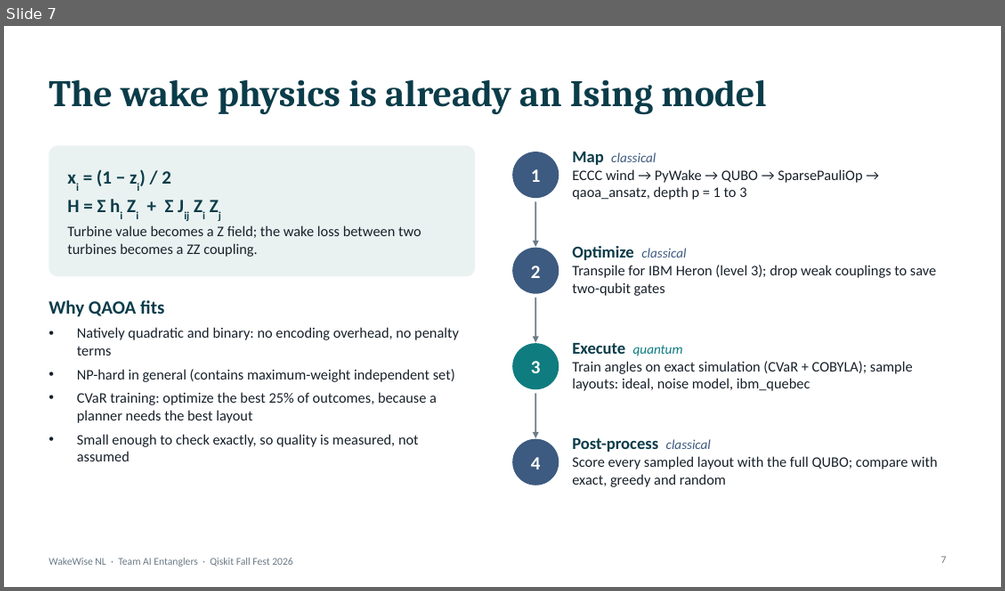
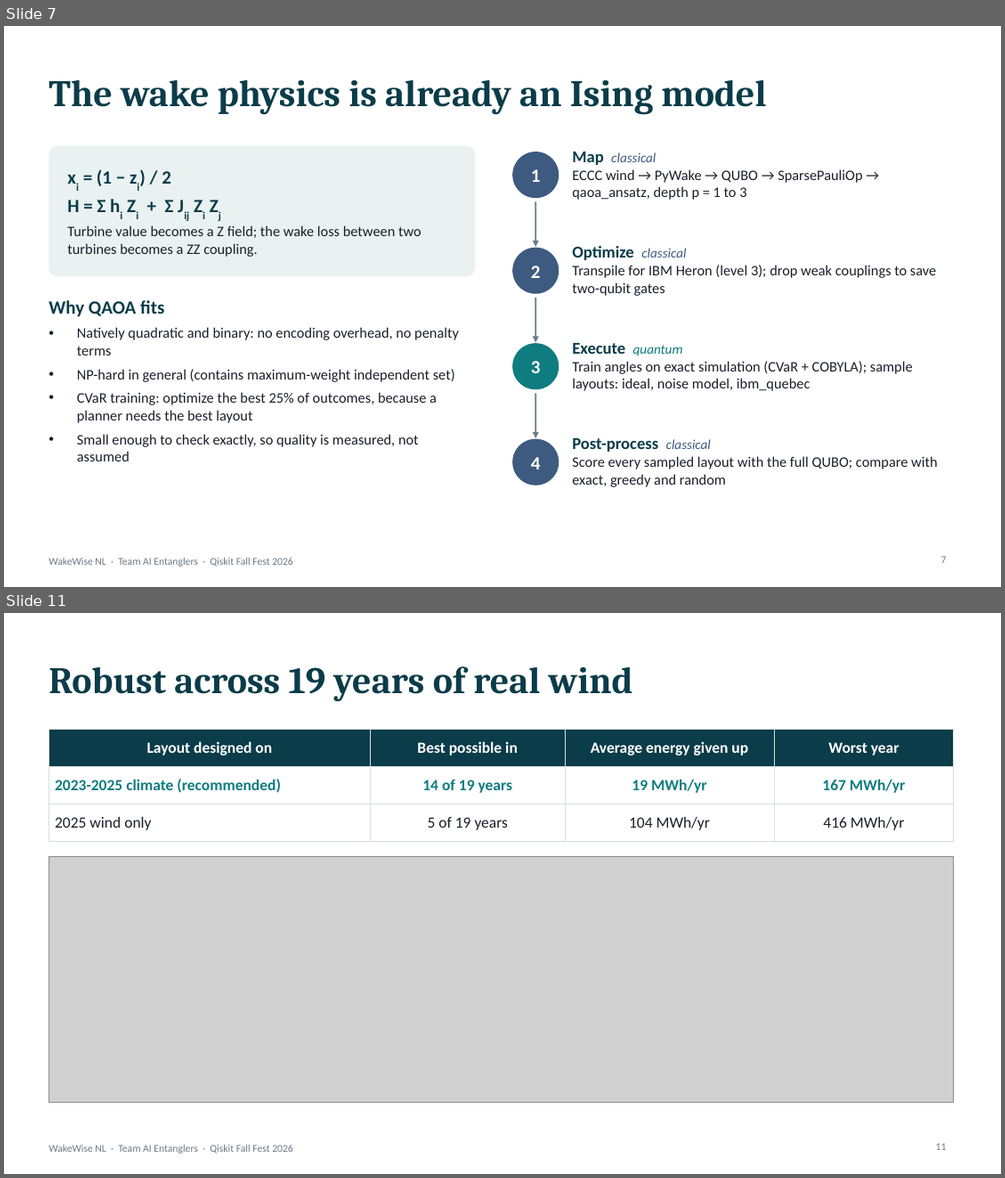
Before and after one commit to mrw-soumik/Qiskit-AI-Entanglers-, a slide deck: slides/WakeWise_NL_AI_Entanglers.pptx. Shown one above the other, each under a label of ours: slide 7 before the commit, slides 7 and 11 after it; the slides between them are not shown. The pictures are 1005x591 and 1005x1178 pixels, drawn with LibreOffice and Linux fonts; fonts in the diff are those of the drawing; grey boxes stand for pictures. Boxes give left, top, right and bottom in pixels: in the first picture for what was removed or moved away, otherwise in the second. Text is boxed around its words. In the diff, an @@ line names an element or a change of style, - is before the commit and + after.

```diff
--- a/slides/WakeWise_NL_AI_Entanglers.pptx
+++ b/slides/WakeWise_NL_AI_Entanglers.pptx
@@ slide 11 added at bbox=[4, 613, 1001, 1174], background #FFFFFF; not listed: 1 template element that a slide beside it also shows @@
@@ title added at bbox=[48, 666, 633, 702], 36 pt, text #0B3C49, bold @@
+Robust across 19 years of real wind
@@ table added at bbox=[48, 729, 954, 834], 3 rows, 4 columns @@
+Layout designed on | Best possible in | Average energy given up | Worst year
+2023-2025 climate (recommended) | 14 of 19 years | 19 MWh/yr | 167 MWh/yr
+2025 wind only | 5 of 19 years | 104 MWh/yr | 416 MWh/yr
@@ picture added at bbox=[48, 856, 954, 1102] @@
@@ page number added at bbox=[936, 1143, 947, 1150], 10 pt, text #6B7A86 @@
+11
```
Also in this commit, not shown: 8 slides changed, 1 other slide added, 1 slide removed, 32 other files.
